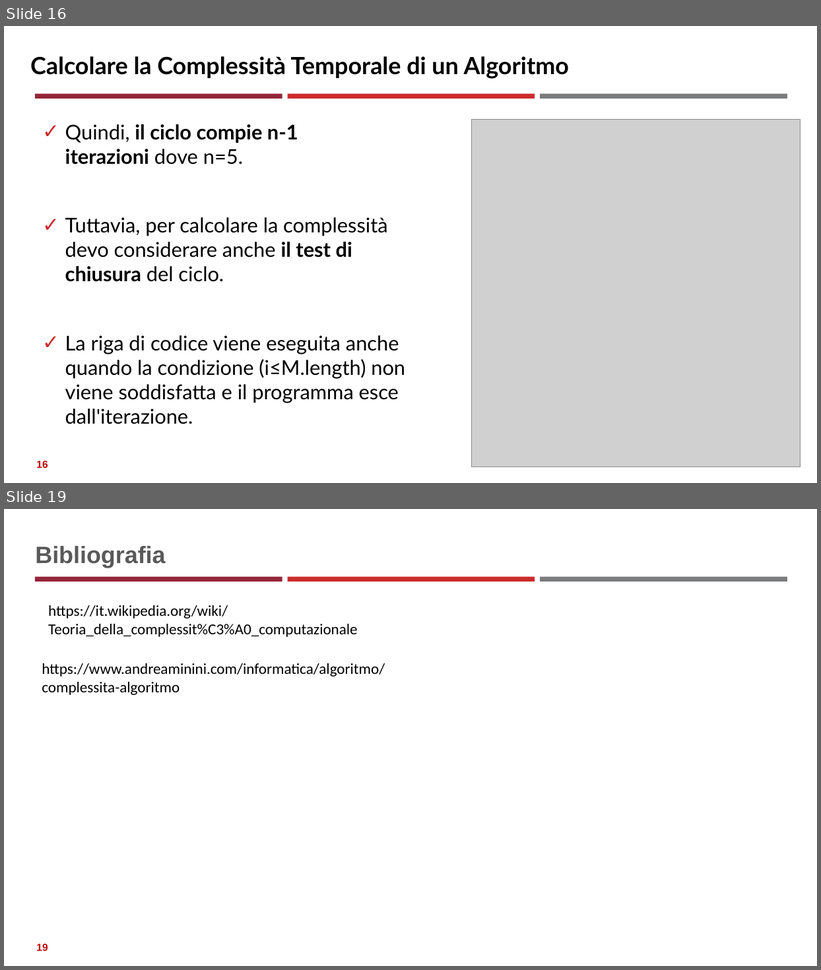
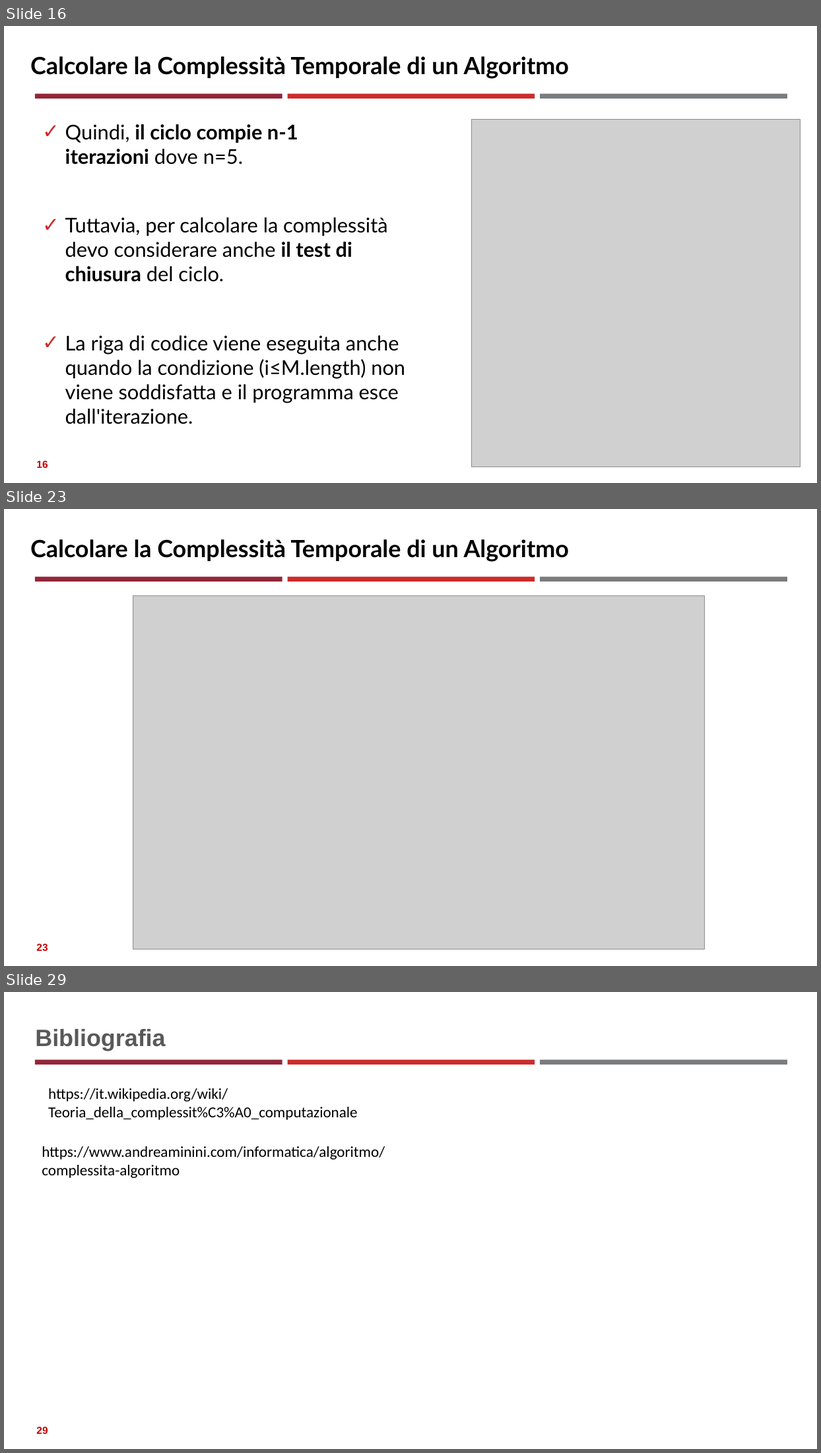
Before and after one commit to neural1977/data_science_interview_material, a slide deck: Assicurazioni/Complessità di algoritmi e problemi_ita.pptx. Shown one above the other, each under a label of ours: slides 16 and 19 before the commit, slides 16, 23 and 29 after it; the slides between them are not shown. The pictures are 821x970 and 821x1453 pixels, drawn with LibreOffice and Linux fonts; fonts in the diff are those of the drawing; grey boxes stand for pictures. Boxes give left, top, right and bottom in pixels: in the first picture for what was removed or moved away, otherwise in the second. Text is boxed around its words. In the diff, an @@ line names an element or a change of style, - is before the commit and + after.

```diff
--- a/Assicurazioni/Complessità di algoritmi e problemi_ita.pptx
+++ b/Assicurazioni/Complessità di algoritmi e problemi_ita.pptx
@@ slide 23 added at (4, 509, 817, 966), background #FFFFFF; not listed: 3 template elements that a slide beside it also shows @@
@@ text added at (30, 539, 570, 562), 28 pt, text #000000, bold @@
+Calcolare la Complessità Temporale di un Algoritmo
@@ picture added at (133, 596, 705, 949) @@
@@ page number added at (36, 944, 48, 951), 12 pt, text #C00000, bold @@
+23
@@ what was slide 19 is now slide 29 @@
@@ page number at (36, 1427, 48, 1434): text changed @@
-19
+29
```
Also in this commit, not shown: 1 slide changed, 9 other slides added, 4 other files.
